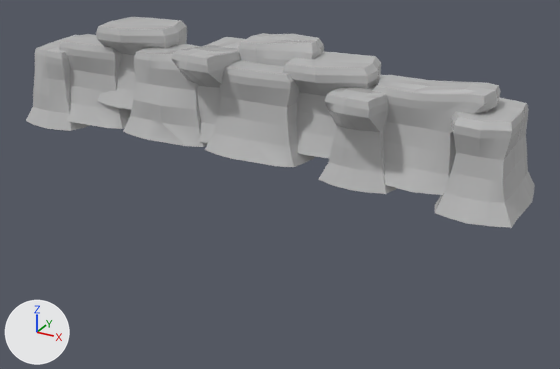
Before and after pictures for a commit that changed the FBX model Assets/A/3DObjects/Stage2/Background/Magma_Stage_Wall.fbx.
The view is the same before and after, from a 50 mm lens placed at (19.9, -40.7, 18.7), pointed at (-2.5, 0.0, -1.6). The axes (+X, +Y, +Z) are drawn at lower left. The lights are the same throughout.

The first picture shows 'Magma_Stage_wall'.
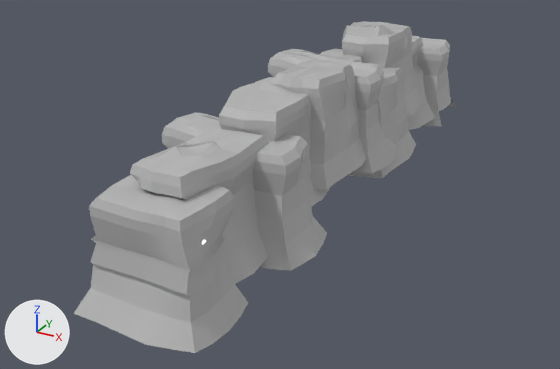
The edits, one by one:
me_mesh is used by ob_magma_stage_wall; location (-6.25, 2.81, 0.0); rotation (1.571, 0.0, 3.142), in degrees (90, 0, 180); scale (0.01, 0.01, 0.01).
me_mesh had 3000 vertices, 2976 faces and spanned x -1892.0..1892.0, y -114.0..726.0, z -439.0..439.0.
me_mesh now has 3182 vertices, 3050 faces and spans x -1892.0..1966.0, y -112.0..783.0, z -484.0..439.0.
me_mesh part 1: 297 vertices moved from x -1787.0..1826.0, y -27.0..708.0, z -439.0..316.0 to x -1814.0..1904.0, y -27.0..718.0, z -431.0..322.0; 183 vertices removed from x -1760.0..1892.0, y -114.0..708.0, z -438.0..408.0; 365 vertices added at x -1542.0..1966.0, y -99.0..783.0, z -484.0..413.0.
Object 'Magma_Stage_wall' (ob_magma_stage_wall) moves from (-6.25, 2.81, 0.0) to (0.0, 0.0, 0.0).
Object 'Magma_Stage_wall' (ob_magma_stage_wall) turns from (90, 0, 180) to (90, 0, 90) degrees about x, y and z.

Location of each change, (x1, y1, x2, y2) in pixels of the pictures (560 x 369 px; the box of a moved part takes in the faces that stretch with it):
'Magma_Stage_wall', reshaped, moved, turned
    before: (26, 17, 535, 228)
    after: (74, 21, 458, 353)
part 1 of me_mesh, moved or reshaped
    before: (26, 17, 527, 195)
    after: (90, 21, 458, 296)
